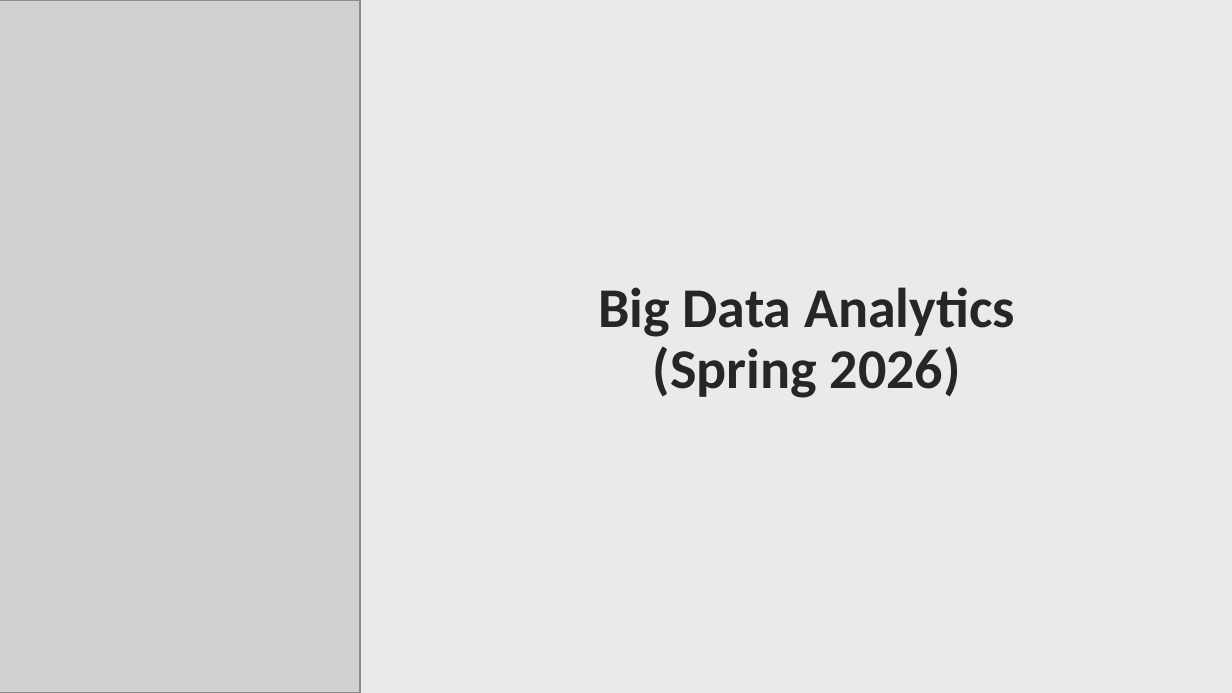
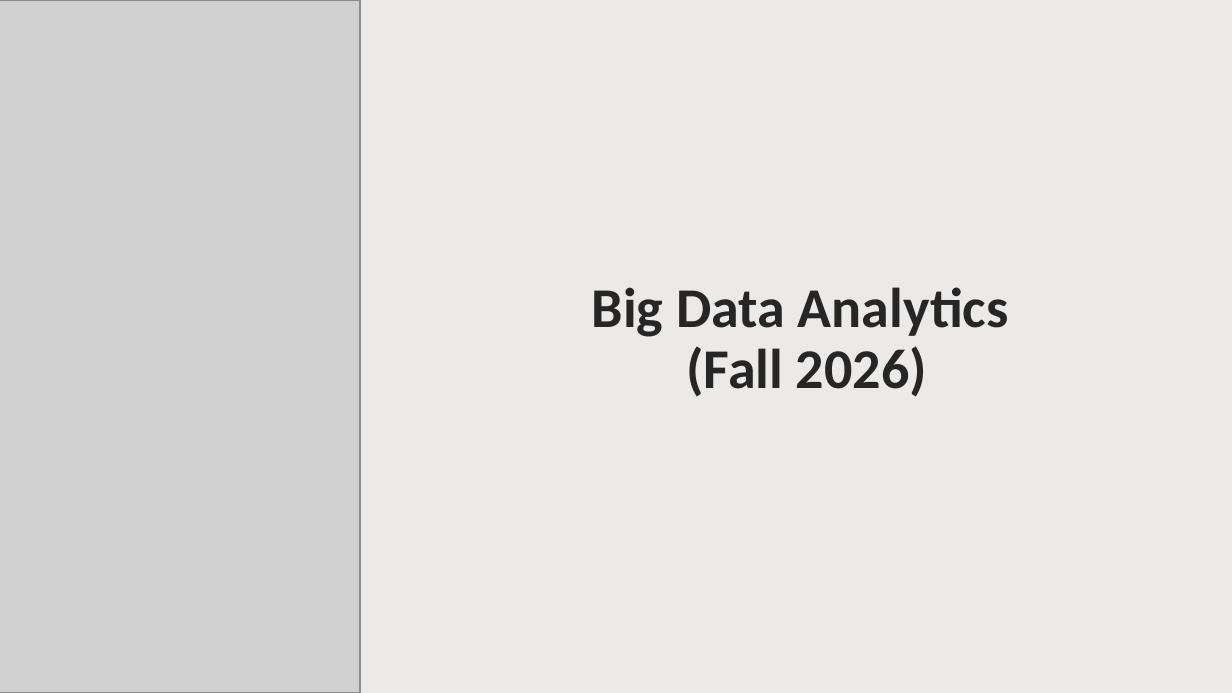
Before and after one commit to zhangyu027/UCI_Hadoop_Apache_Airflow, a slide deck: slide 1 of 02_Slides/M6_SparkSQL.pptx. Drawn at 1232x693 pixels with LibreOffice and Linux fonts; fonts in the diff are those of the drawing; grey boxes stand for pictures. Boxes give left, top, right and bottom in pixels: in the first picture for what was removed or moved away, otherwise in the second. Text is boxed around its words. In the diff, an @@ line names an element or a change of style, - is before the commit and + after.

Commit message:
Update Spark and SparkSQL slides, notebooks, and assignments

```diff
--- a/02_Slides/M6_SparkSQL.pptx
+++ b/02_Slides/M6_SparkSQL.pptx
@@ text at [592,287,1009,397]: text changed @@
-Big Data Analytics (Spring 2026)
+Big Data Analytics
+(Fall 2026)
```
Also in this commit, not shown: 7 other files.
